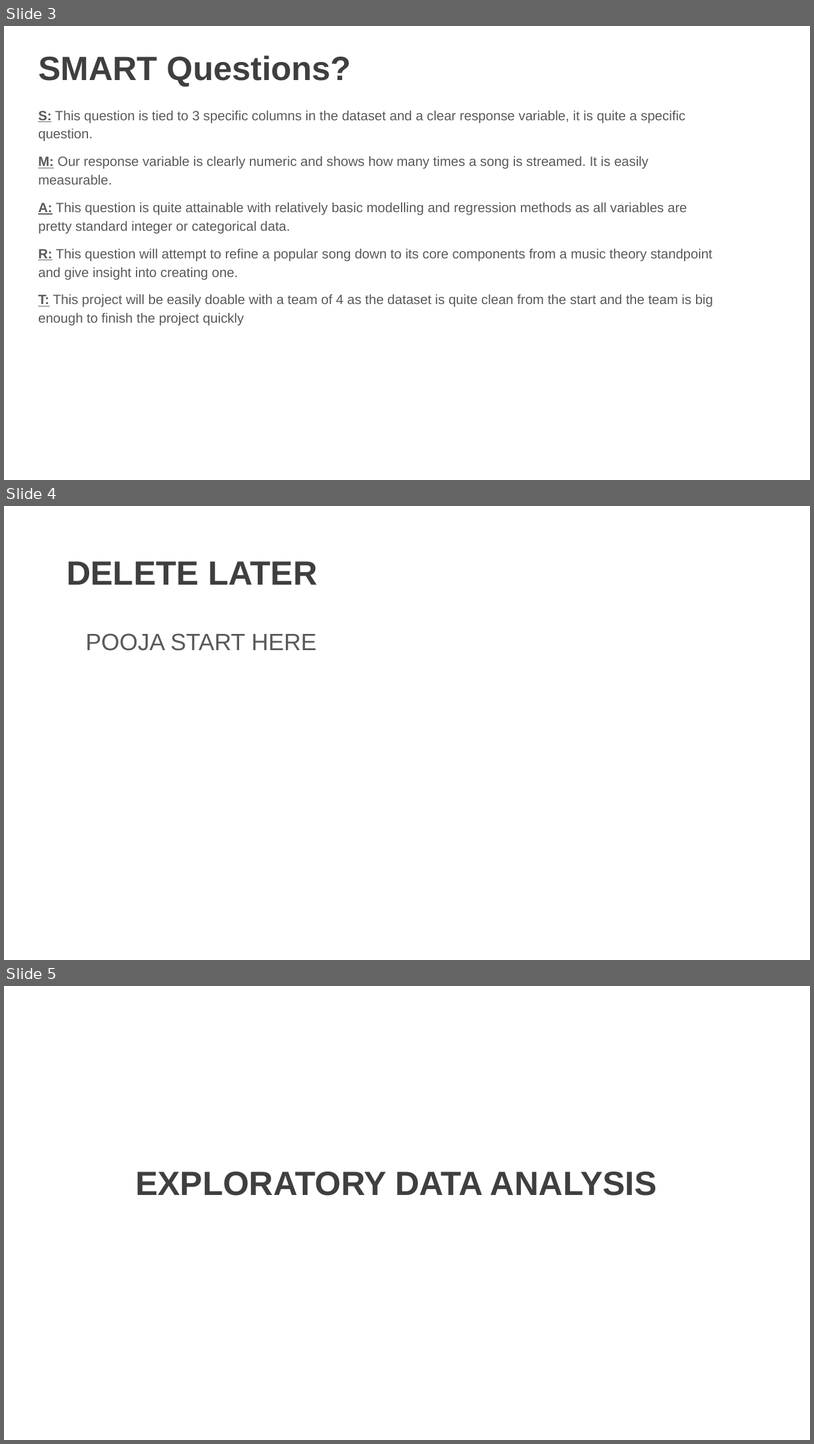
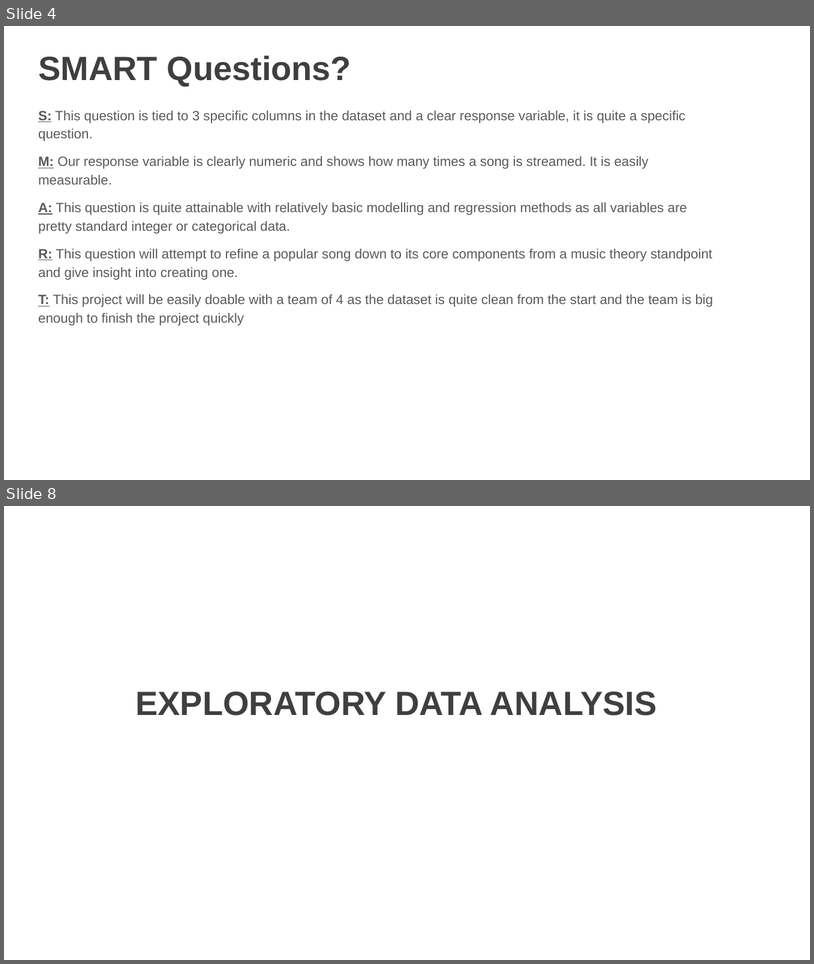
Before and after one commit to awinkhater/DATS6103T3, a slide deck: Team 3 – Final Project Presentation.pptx. Shown one above the other, each under a label of ours: slides 3, 4 and 5 before the commit, slides 4 and 8 after it; the slides between them are not shown. The pictures are 814x1444 and 814x964 pixels, drawn with LibreOffice and Linux fonts; fonts in the diff are those of the drawing; background and template pictures are left out. Boxes give left, top, right and bottom in pixels: in the first picture for what was removed or moved away, otherwise in the second. Text is boxed around its words. In the diff, an @@ line names an element or a change of style, - is before the commit and + after.

```diff
--- a/Team 3 – Final Project Presentation.pptx
+++ b/Team 3 – Final Project Presentation.pptx
@@ slide 4 removed at (4,506,810,960), background picture (left out) @@
@@ title removed at (66,561,317,585) @@
-DELETE LATER
@@ text removed at (86,633,317,651) @@
-POOJA START HERE
@@ what was slide 3 is now slide 4 @@
@@ what was slide 5 is now slide 8 @@
```
Also in this commit, not shown: 1 slide changed, 4 slides added, 1 other slide removed.
